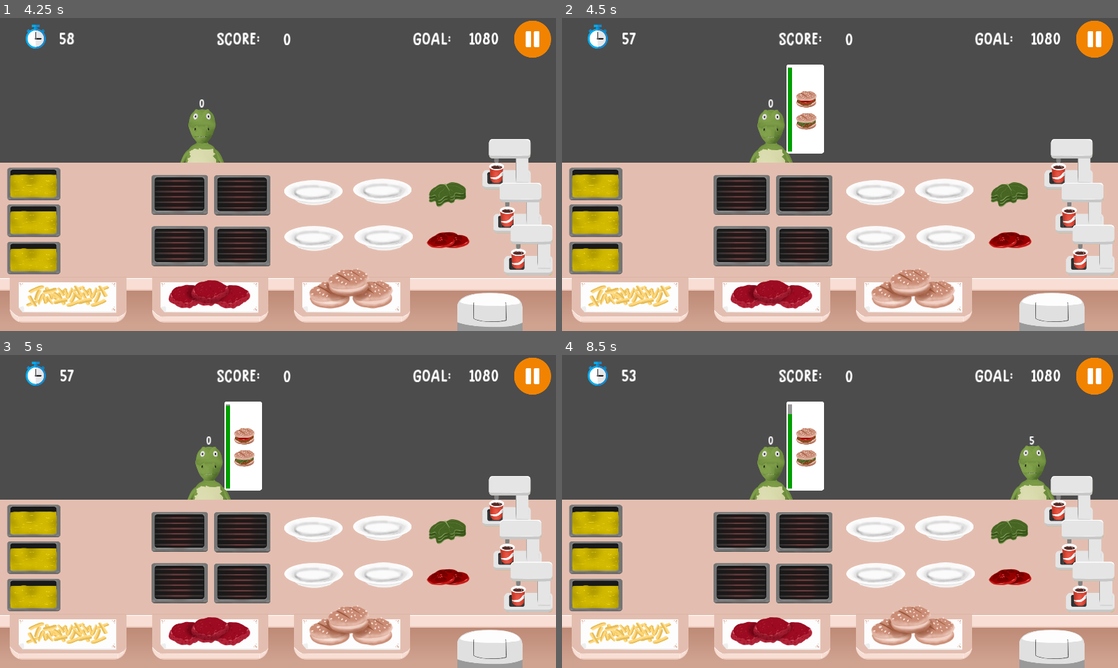
Above: before the commit, frames 1-4 (two rows, left to right).
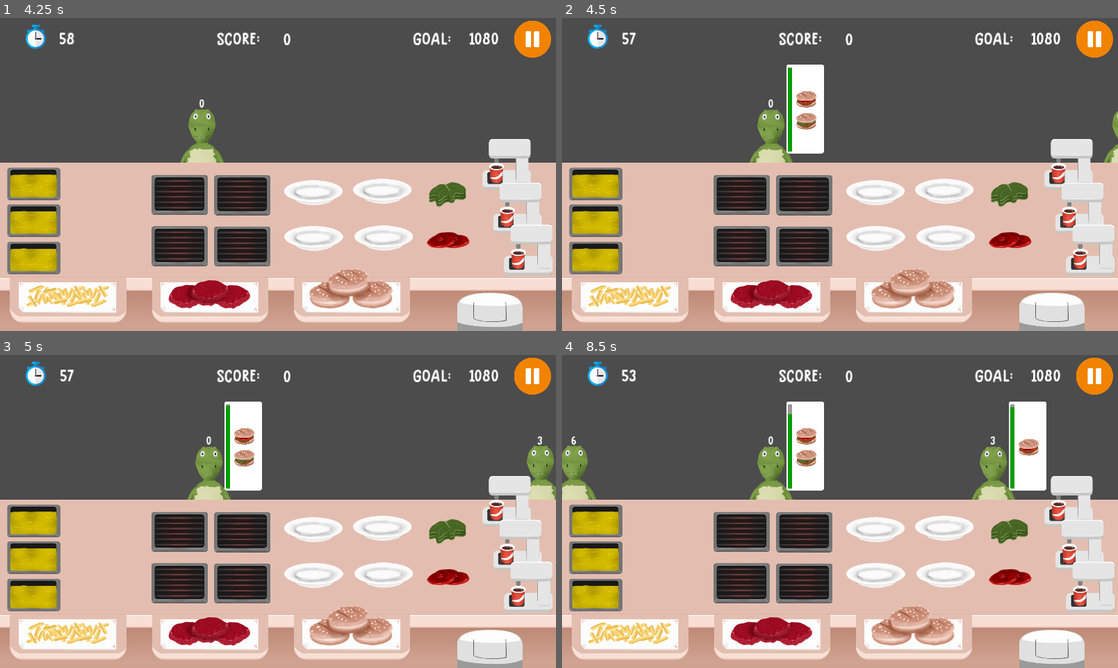
Above: after the commit, the same moments.

Repository: samuelpedrajas/MyVeganRestaurant
Game: Godot game, scene res://Scenes/Kitchen.tscn
Two runs of this game, one before a commit and one after it. Both use one fixed random seed, a clock stepped at 60 frames per second and the inputs below.
Inputs (mouse positions are in pixels of both pictures, inside the frame that each line leads up to):
- Up to frame 1 (4.25 s): click "PLAY" at 0.5 s; click (533, 39) at 1.25 s; tap Enter at 2 s
- Up to frame 2 (4.5 s): no input
- Up to frame 3 (5 s): no input
- Up to frame 4 (8.5 s): no input

Frame 1 is identical in both runs. In frame 2, 0.2% of the frame differs, in the area x 97-100%, y 29-47%; in frame 3, 0.7%; in frame 4, 3.6%, in the area x 0-89%, y 14-47%.

Commit message:
better shuffle

Diff:
--- a/Scenes/Dishes/FastFood/BurgerBread.tscn
+++ b/Scenes/Dishes/FastFood/BurgerBread.tscn
@@ -7,7 +7,6 @@
 [node name="BurgerBread" type="Node2D"]
 script = ExtResource( 1 )
 reference = "BurgerBread"
-discard_price = 10
 ingredients = [ "BurgerBread" ]
 v_limits = Vector2( -70, 34.5 )
 throwable = false
--- a/Scenes/Kitchen.tscn
+++ b/Scenes/Kitchen.tscn
@@ -36,12 +36,12 @@
 var average_time_for_client = 6.0
 var average_reward_for_client = 120.0
 var patience = 6.0 * average_time_for_client
-var seconds_gained_on_delivery = patience * 0.20
+var seconds_gained_on_delivery = patience * 0.25
 
 # variability
 var base_variability = 0.5
 var added_variability = 3.0
-var added_variability_percentage = 0.60
+var added_variability_percentage = 0.50
 var maximums = [0.0, 1.0]
 
 var prices = {
--- a/Scripts/ClientArea.gd
+++ b/Scripts/ClientArea.gd
@@ -183,17 +183,17 @@
 	print("MAXIMUM START: %s" % [max_start])
 	print("CLIENTS PER MAXIMUM: %s" % [str(clients_per_maximum)])
 
-	# get fastests, slowests and rest
+	# get fastests and rest
 	timeout_seconds.sort()
 	var total_fastests = clients_per_maximum * maximums.size()
-	var fastests
+	var fastests = []
 	var rest
 	if total_fastests > 0:
 		fastests = timeout_seconds.slice(0, total_fastests - 1)
 		rest = timeout_seconds.slice(total_fastests, timeout_seconds.size())
+		fastests.append(fastests.pop_front())  # better shuffle ...
 		fastests.shuffle()
 	else:
-		fastests = []
 		rest = timeout_seconds
 	rest.shuffle()
 
